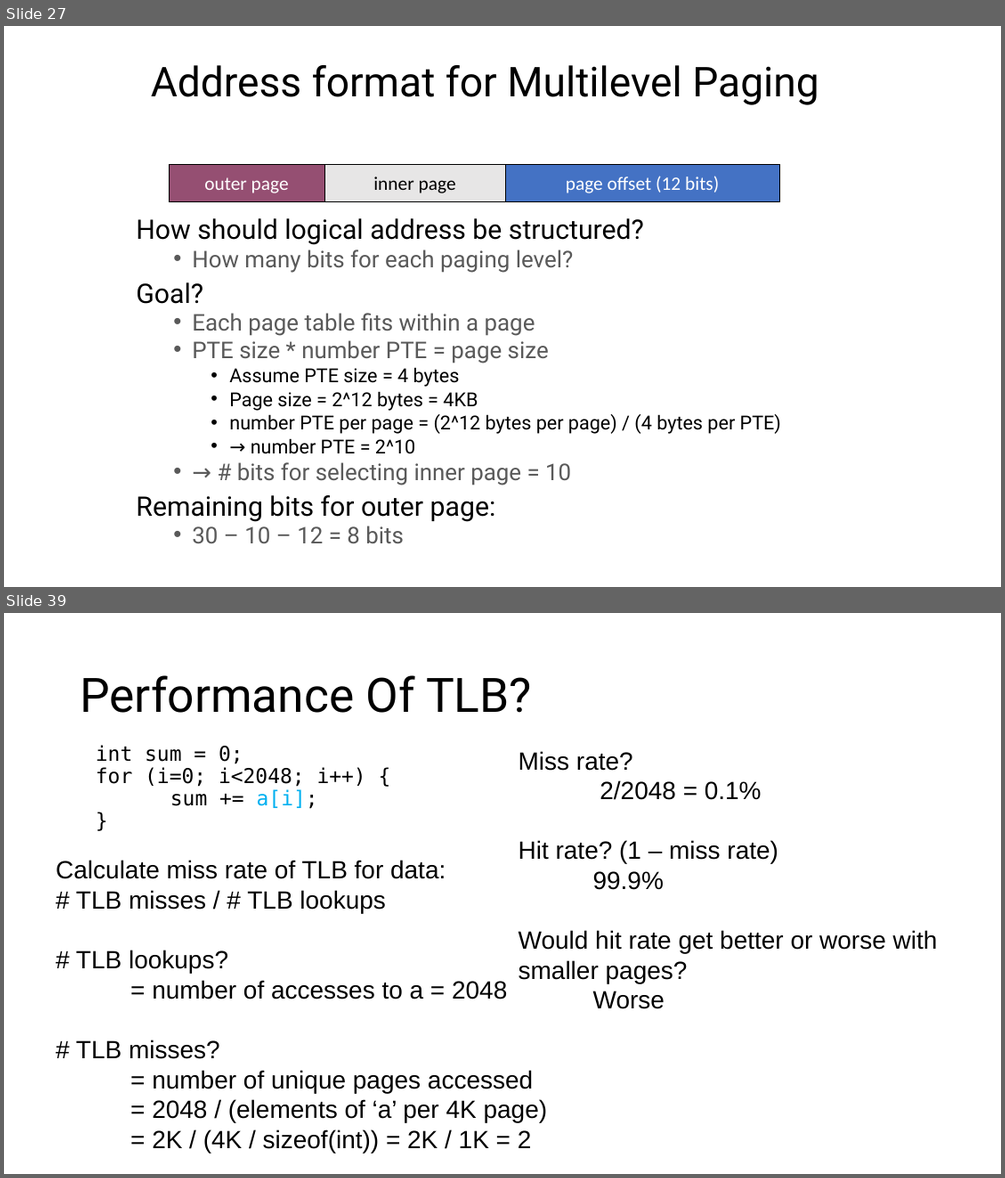
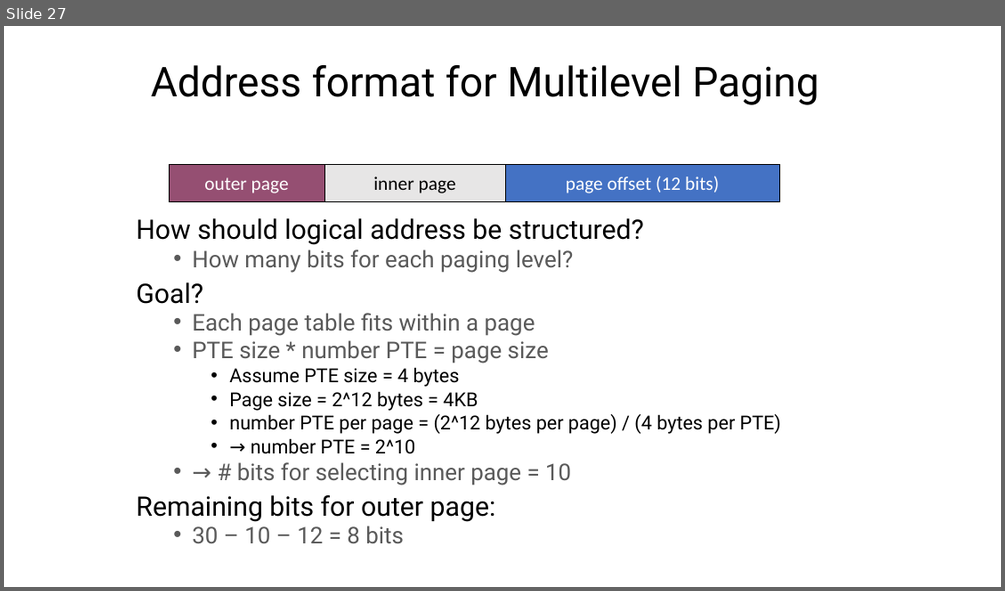
Before and after one commit to ngsrinivas/coursegen, a slide deck: ex/416-F23/staging/416-F23/lectures/06-paging.pptx. Shown one above the other, each under a label of ours: slides 27 and 39 before the commit, slide 27 after it; the slides between them are not shown. The pictures are 1005x1178 and 1005x591 pixels, drawn with LibreOffice and Linux fonts; fonts in the diff are those of the drawing. Boxes give left, top, right and bottom in pixels: in the first picture for what was removed or moved away, otherwise in the second. Text is boxed around its words. In the diff, an @@ line names an element or a change of style, - is before the commit and + after.

```diff
--- a/ex/416-F23/staging/416-F23/lectures/06-paging.pptx
+++ b/ex/416-F23/staging/416-F23/lectures/06-paging.pptx
@@ slide 39 removed at box(4, 613, 1001, 1174), background #FFFFFF @@
@@ title removed at box(80, 675, 532, 713) @@
-Performance Of TLB?
@@ text removed at box(96, 745, 366, 809) @@
-int sum = 0;
-for (i=0; i<2048; i++) {
-sum += a[i];
-}
@@ text removed at box(518, 751, 938, 1009) @@
-Miss rate?
-2/2048 = 0.1%
-Hit rate? (1 – miss rate)
-99.9%
-Would hit rate get better or worse with smaller pages?
-Worse
@@ text removed at box(56, 860, 548, 1152) @@
-Calculate miss rate of TLB for data:
-# TLB misses / # TLB lookups
-# TLB lookups?
-= number of accesses to a = 2048
-# TLB misses?
-= number of unique pages accessed
-= 2048 / (elements of ‘a’ per 4K page)
-= 2K / (4K / sizeof(int)) = 2K / 1K = 2
```
Also in this commit, not shown: 20 other slides removed, 6 other files.
